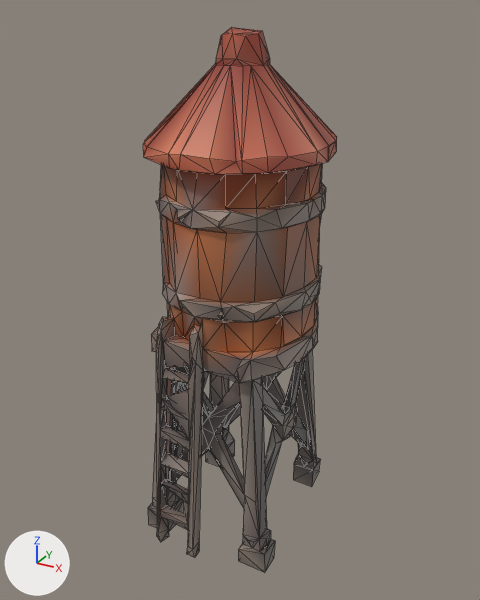
An edit to the glTF model public/models/prop_watertower.glb, drawn before and after from the same camera.
Rendered twice from a 50 mm lens placed at (5.98, -10.48, 10.29), pointed at (0.17, 0.1, 5.01). The lights are fixed; the arrows at lower left show +X, +Y and +Z. The picture after the commit comes second. Mesh edges are drawn as thin lines. Where no turn or scale is listed for an object, it has been applied to the vertices.
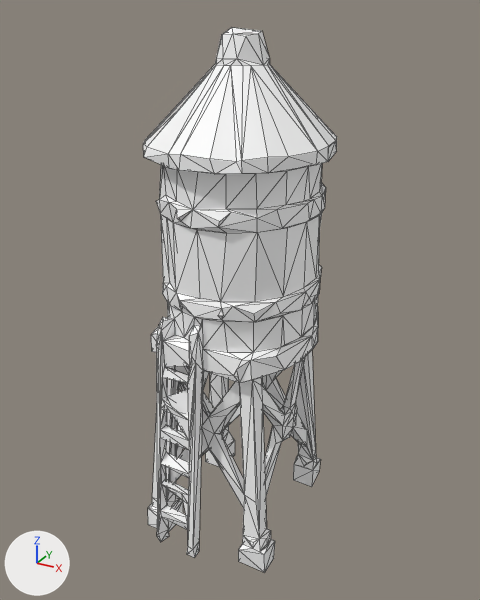
What differs and where, as boxes (x1, y1, x2, y2) in the pictures (480 x 600 px):
'Mesh_0', recoloured (lighter)
    both: (143, 27, 337, 573)

The change, as a list of edits to the scene's bpy script:
```text
Change mat_material_0:
    where n0 = _N.new('ShaderNodeBsdfPrincipled'); n0.name = 'Principled BSDF'
    add n0.inputs[0].default_value = (1.0, 1.0, 1.0, 1.0)  # 'Base Color', white #ffffff
    remove n2 = _N.new('ShaderNodeVertexColor'); n2.name = 'Color Attribute'
    remove _L.new(n2.outputs[0], n0.inputs[0])  # 'Color' to 'Base Color'
```
